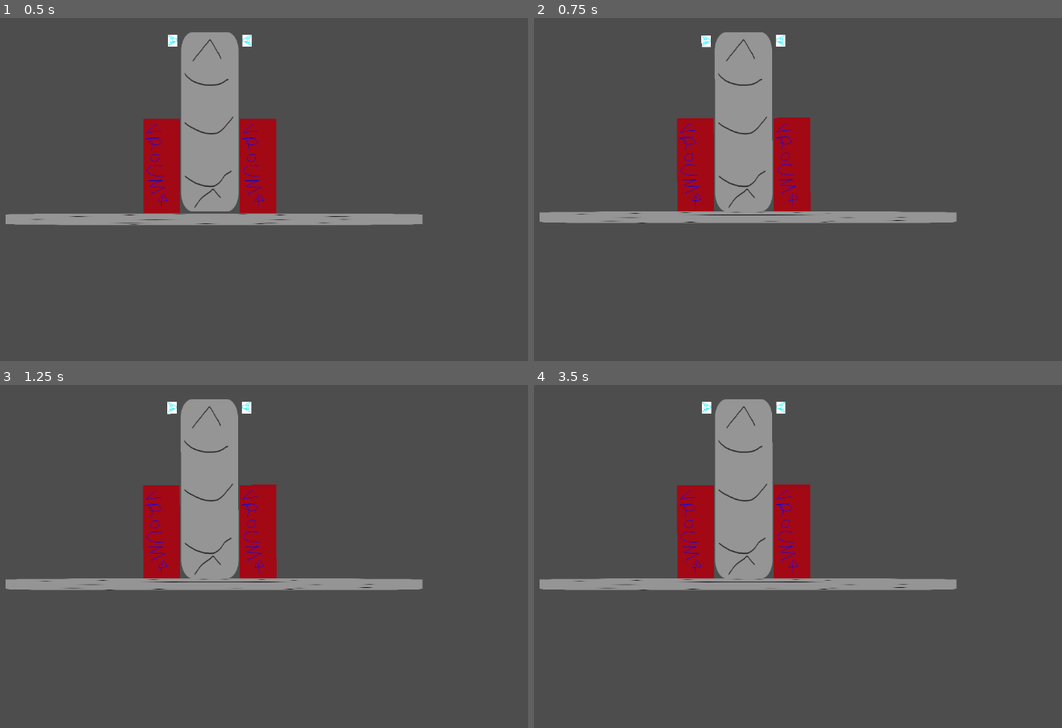
Above: before the commit, frames 1-4 (two rows, left to right).
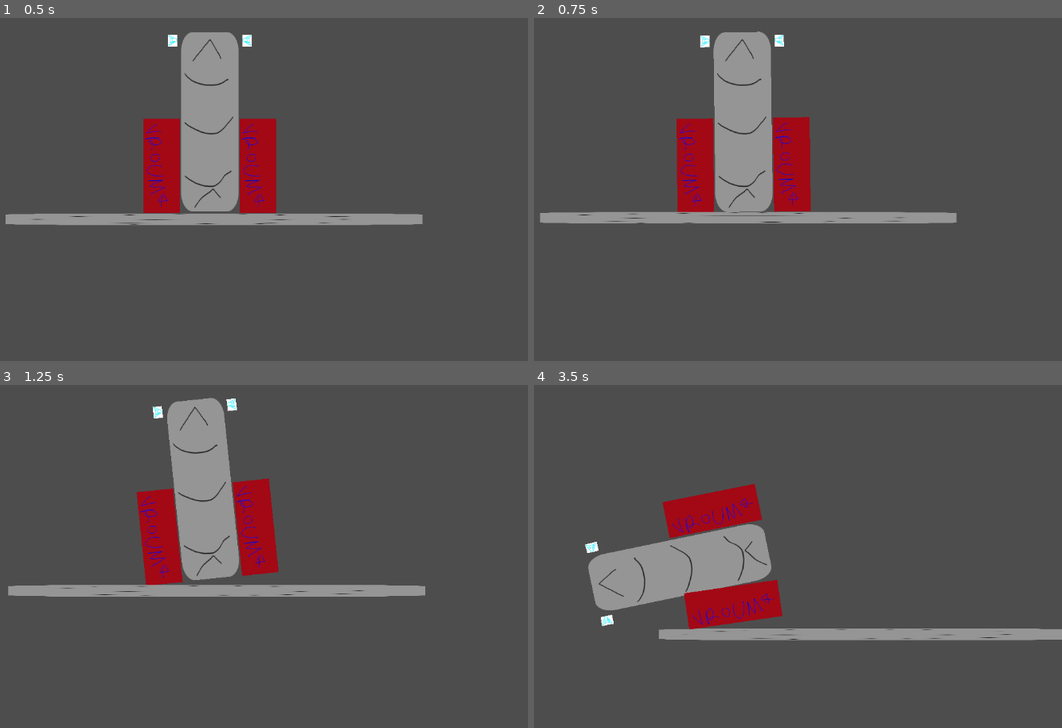
Above: after the commit, the same moments.

Repository: martin-danhier/to-the-moon
Game: Godot game, scene res://exploration.tscn
The game is run twice, just before and just after one commit, with the same random seed, the same clock (stepped at 60 frames per second) and the same inputs.
Inputs:
- Up to frame 1 (0.5 s): no input
- Up to frame 2 (0.75 s): hold Z (thruster_0) from 0.53 s (still down)
- Up to frame 3 (1.25 s): keep holding Z (thruster_0)
- Up to frame 4 (3.5 s): release Z (thruster_0) at 1.28 s; hold Z (thruster_0) from 2.03 s (still down)

Frame 1 is identical in both runs. In frame 2, 1.3% of the frame differs, in the area x 1-81%, y 3-60%; in frame 3, 6.1%; in frame 4, 16%, in the area x 1-100%, y 4-75%.

Commit message:
making sure the merge succeeds

Diff:
--- a/RocketCrontroller.gd
+++ b/RocketCrontroller.gd
@@ -14,7 +14,7 @@
 	body = self.get_node("body_0")
 
 func _physics_process(delta: float) -> void:
-	var impulse = Vector2.UP * 15000.0;
+	var impulse = Vector2.UP * 17000.0;
 
 	if Input.is_action_pressed("thruster_side_0"):
 		var local_impulse = impulse.rotated(side_thruster_left.transform.get_rotation()) / 10.0
